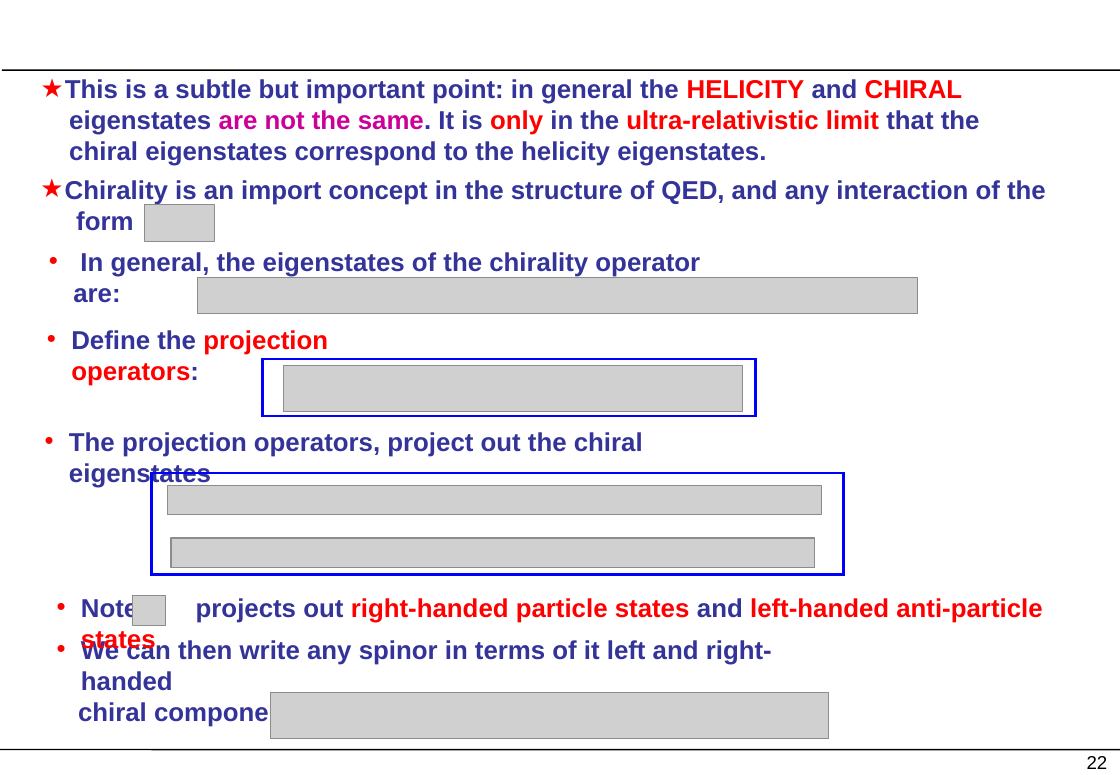
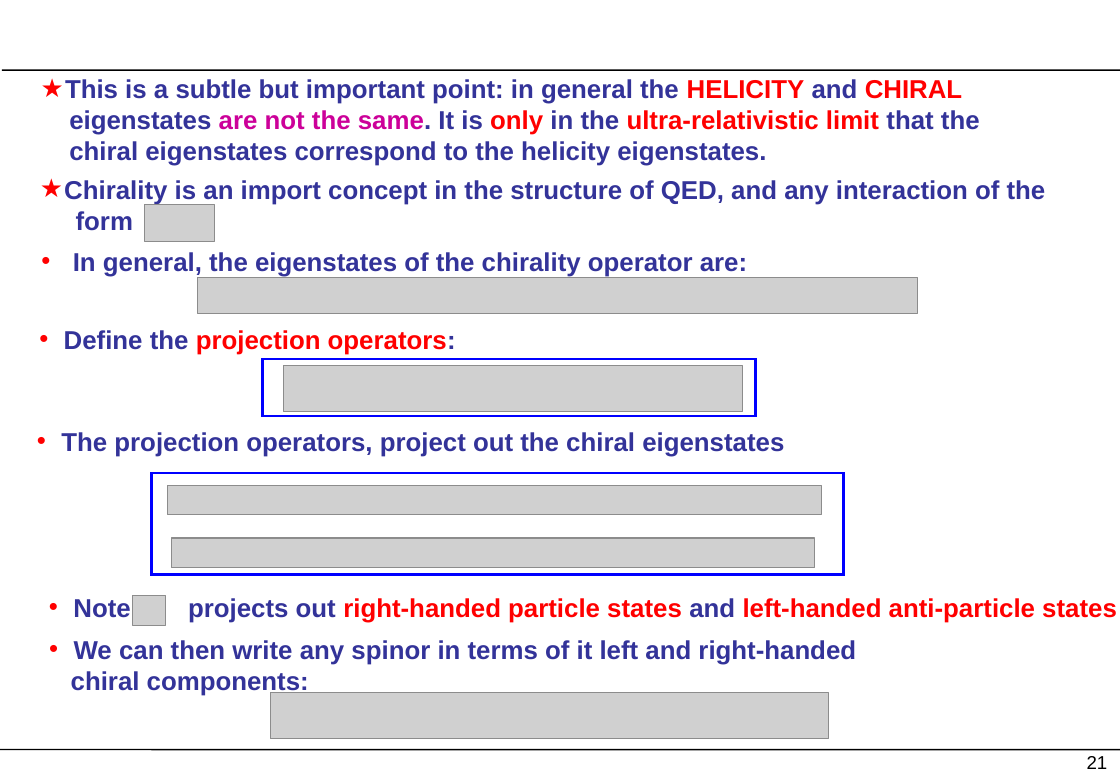
Before and after one commit to parbol/PlazaDefinitivo, a slide deck: slide 21 of DesarrolloDeTemas/Tema5/Transparencias/Tema5.pptx (slide 22 before the commit). Drawn at 1120x775 pixels with LibreOffice and Linux fonts; fonts in the diff are those of the drawing; grey boxes stand for pictures. Boxes give left, top, right and bottom in pixels: in the first picture for what was removed or moved away, otherwise in the second. Text is boxed around its words. In the diff, an @@ line names an element or a change of style, - is before the commit and + after.

```diff
--- a/DesarrolloDeTemas/Tema5/Transparencias/Tema5.pptx
+++ b/DesarrolloDeTemas/Tema5/Transparencias/Tema5.pptx
@@ free "In general, the eigenstates of ..." resized from (x1=38, y1=240, x2=750, y2=281) to (x1=31, y1=240, x2=757, y2=281) @@
@@ indent changed in 4 elements at (x1=39, y1=586, x2=1120, y2=627), (x1=31, y1=240, x2=757, y2=281), (x1=27, y1=419, x2=796, y2=461), (x1=29, y1=318, x2=466, y2=360) @@
@@ free "Define the projection operators:" resized from (x1=37, y1=318, x2=459, y2=360) to (x1=29, y1=318, x2=466, y2=360) @@
@@ free "The projection operators, project out ..." resized from (x1=34, y1=419, x2=787, y2=461) to (x1=27, y1=419, x2=796, y2=461) @@
@@ free "Note projects out right-handed particle ..." resized from (x1=46, y1=586, x2=1120, y2=627) to (x1=39, y1=586, x2=1120, y2=627) @@
@@ free "We can then write any ..." resized from (x1=46, y1=628, x2=861, y2=701) to (x1=39, y1=628, x2=868, y2=701) @@
@@ text in free at (x1=74, y1=640, x2=856, y2=665): indent changed @@
@@ page number at (x1=1087, y1=756, x2=1108, y2=769): text changed @@
-22
+21
```
Also in this commit, not shown: 23 other slides changed, 1 slide removed, 18 other files.
